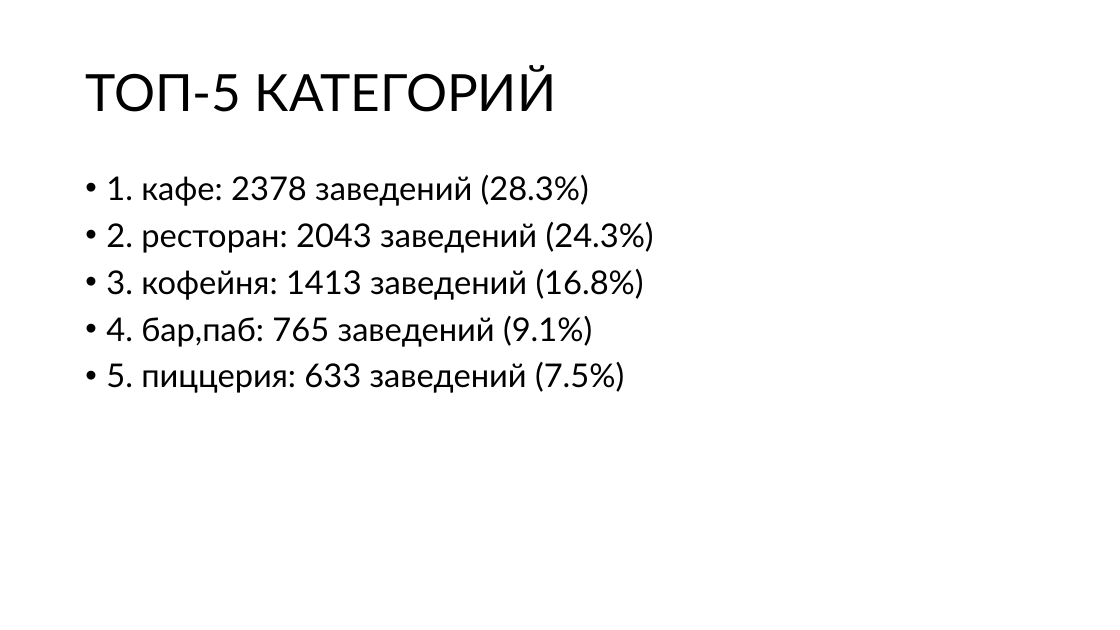
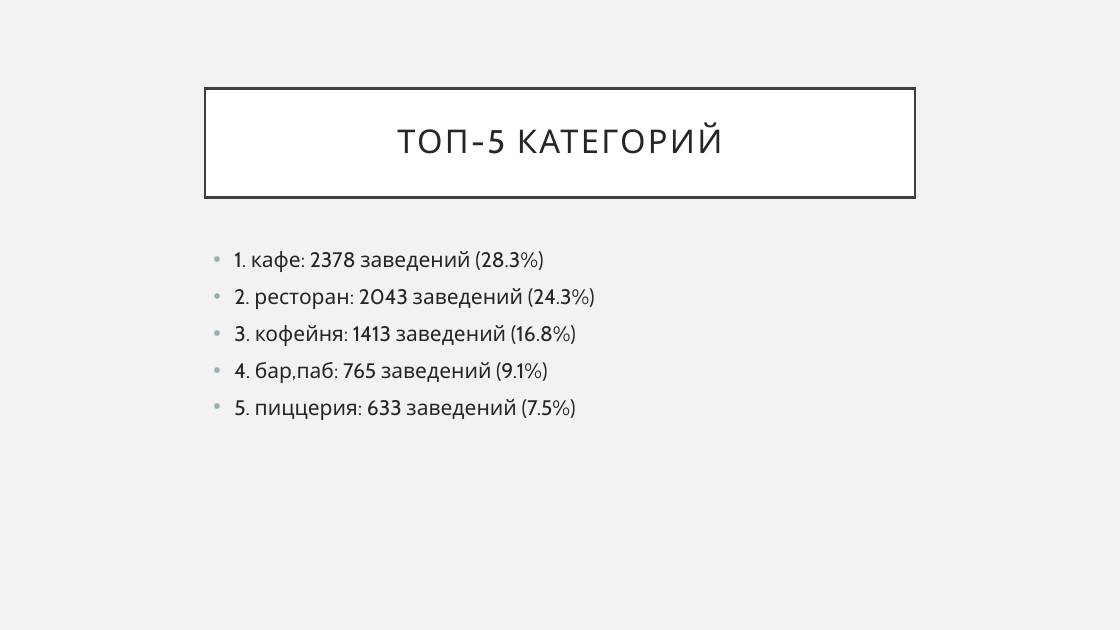
Before and after one commit to PHILIPP111007/masters_degree_Roshchin_M25-555, a slide deck: slide 12 of BI/moscow_places/moscow_places_hw.pptx. Drawn at 1120x630 pixels with LibreOffice and Linux fonts; fonts in the diff are those of the drawing. Boxes give left, top, right and bottom in pixels: in the first picture for what was removed or moved away, otherwise in the second. Text is boxed around its words. In the diff, an @@ line names an element or a change of style, - is before the commit and + after.

```diff
--- a/BI/moscow_places/moscow_places_hw.pptx
+++ b/BI/moscow_places/moscow_places_hw.pptx
@@ background #FFFFFF to #F2F2F2 @@
@@ title "ТОП-5 КАТЕГОРИЙ" resized from (x1=85, y1=66, x2=556, y2=112) to (x1=205, y1=88, x2=915, y2=197) @@
@@ title "ТОП-5 КАТЕГОРИЙ" at (x1=205, y1=88, x2=915, y2=197): size 44 to 28 pt, font Lato to Cabin, text colour #000000 to #262626, letter spacing 0 to 2 pt; alignment left to centre; fill none to #FFFFFF; outline none to #404040 2.5 pt @@
@@ text "1. кафе: 2378 заведений (28.3%)" moved from (x1=106, y1=175, x2=654, y2=393) to (x1=234, y1=251, x2=595, y2=420) @@
@@ text "1. кафе: 2378 заведений (28.3%)" at (x1=234, y1=251, x2=595, y2=420): size 28 to 18 pt, font Lato to Cabin, text colour #000000 to #262626; line spacing 0.9 to 1 @@
```
Also in this commit, not shown: 23 other slides changed, 1 other file.
